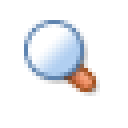
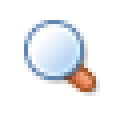
Layer changes from the first 128x128 image to the second:
removed layer "копия 1_0" over left=32, top=28, right=80, bottom=76
removed layer "копия 01_0" over left=56, top=56, right=80, bottom=76
added layer "Растр копия" above "Слой 1" over left=32, top=28, right=80, bottom=76
